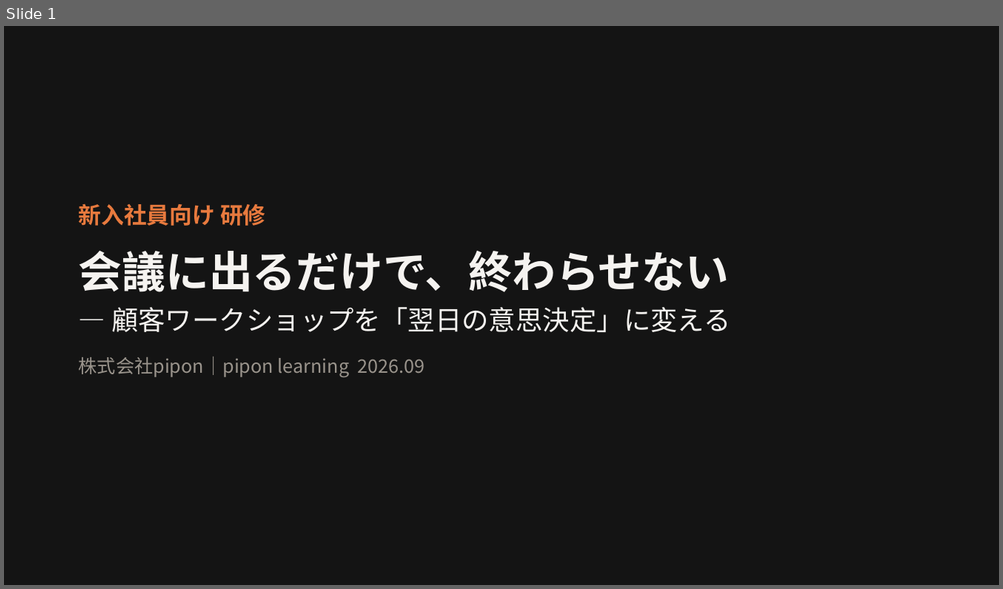
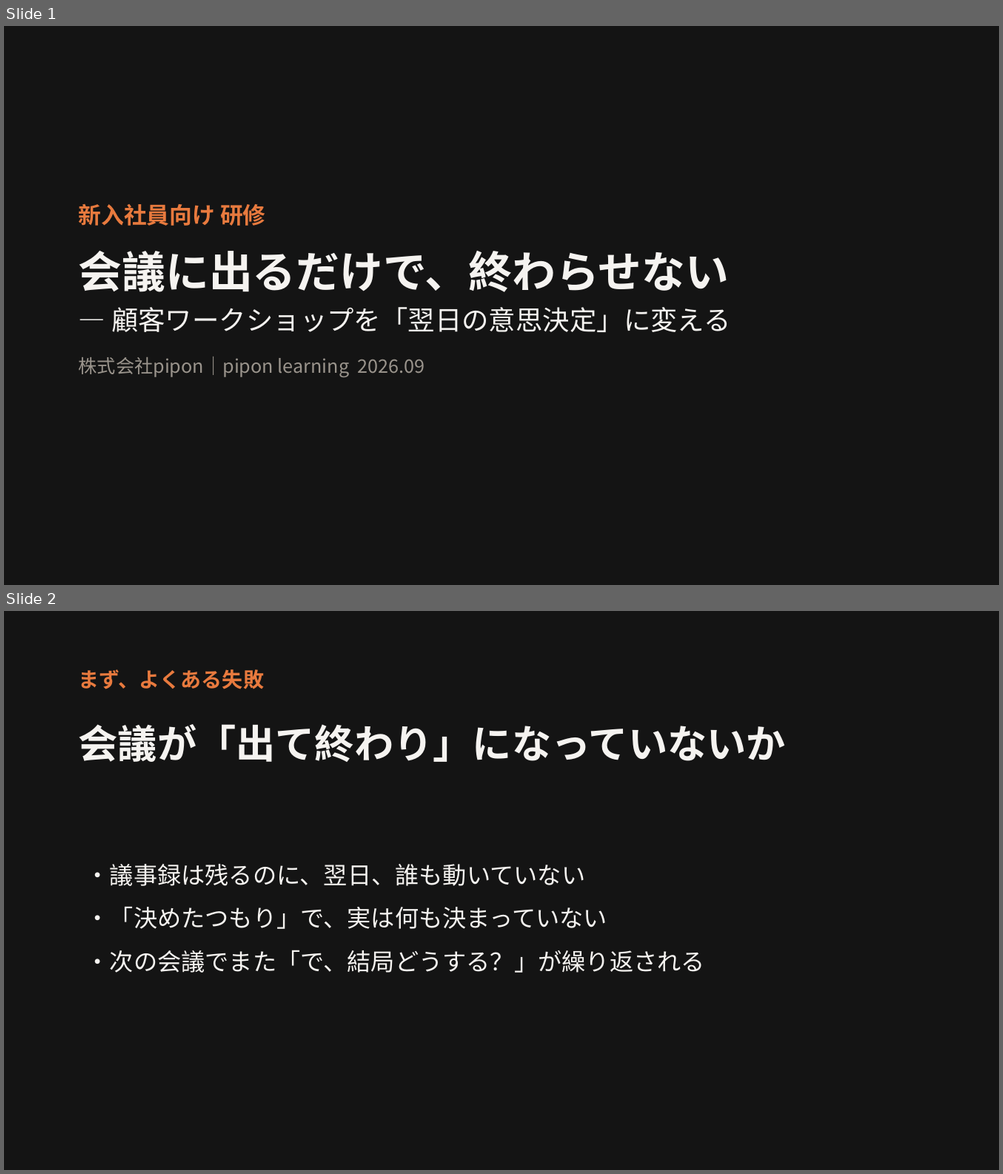
Before and after one commit to pi-poninc/e-learinging, a slide deck: content/02-workshop/slides.pptx. Shown one above the other, each under a label of ours: slide 1 before the commit, slides 1 and 2 after it. The pictures are 1003x589 and 1003x1174 pixels, drawn with LibreOffice and Linux fonts; fonts in the diff are those of the drawing. Boxes give left, top, right and bottom in pixels: in the first picture for what was removed or moved away, otherwise in the second. Text is boxed around its words. In the diff, an @@ line names an element or a change of style, - is before the commit and + after.

```diff
--- a/content/02-workshop/slides.pptx
+++ b/content/02-workshop/slides.pptx
@@ slide 2 added at <box>4,611,999,1170</box>, background #FFFFFF @@
@@ rectangle added at <box>4,611,999,1170</box>, fill #141414 @@
@@ text added at <box>79,669,264,689</box>, 20 pt, text #E87A3E, bold @@
+まず、よくある失敗
@@ text added at <box>79,724,785,762</box>, 38 pt, text #F5F3F0, bold @@
+会議が「出て終わり」になっていないか
@@ text added at <box>86,864,705,973</box>, 23 pt, text #F5F3F0 @@
+・議事録は残るのに、翌日、誰も動いていない
+・「決めたつもり」で、実は何も決まっていない
+・次の会議でまた「で、結局どうする？」が繰り返される
```
Also in this commit, not shown: 5 slides changed, 5 other slides added, 2 other files.
